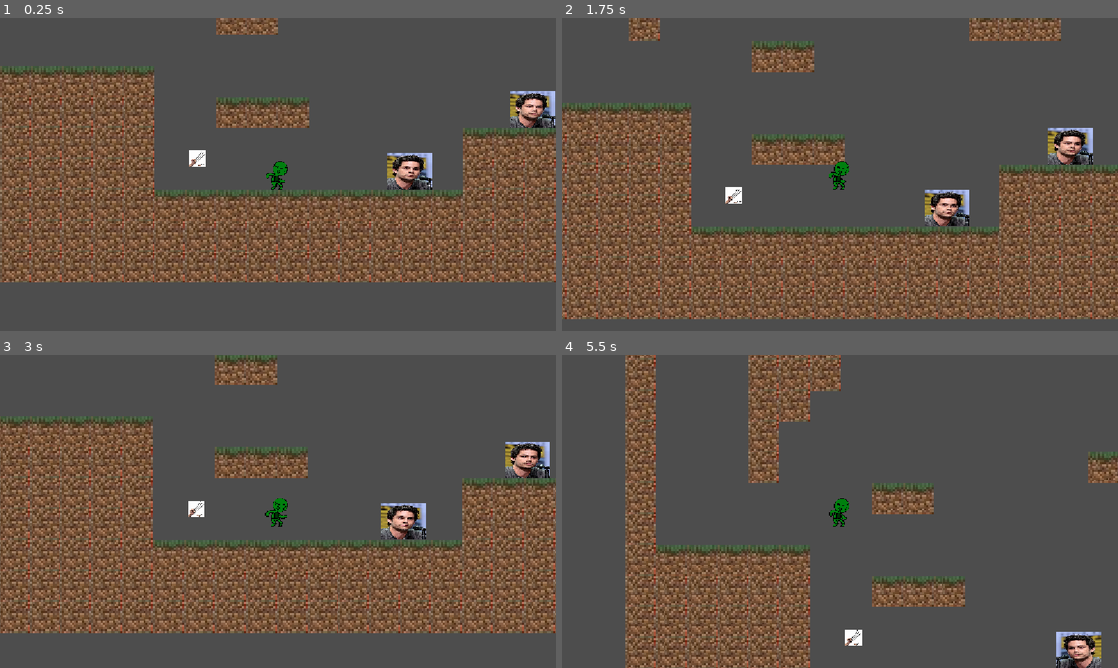
Above: before the commit, frames 1-4 (two rows, left to right).
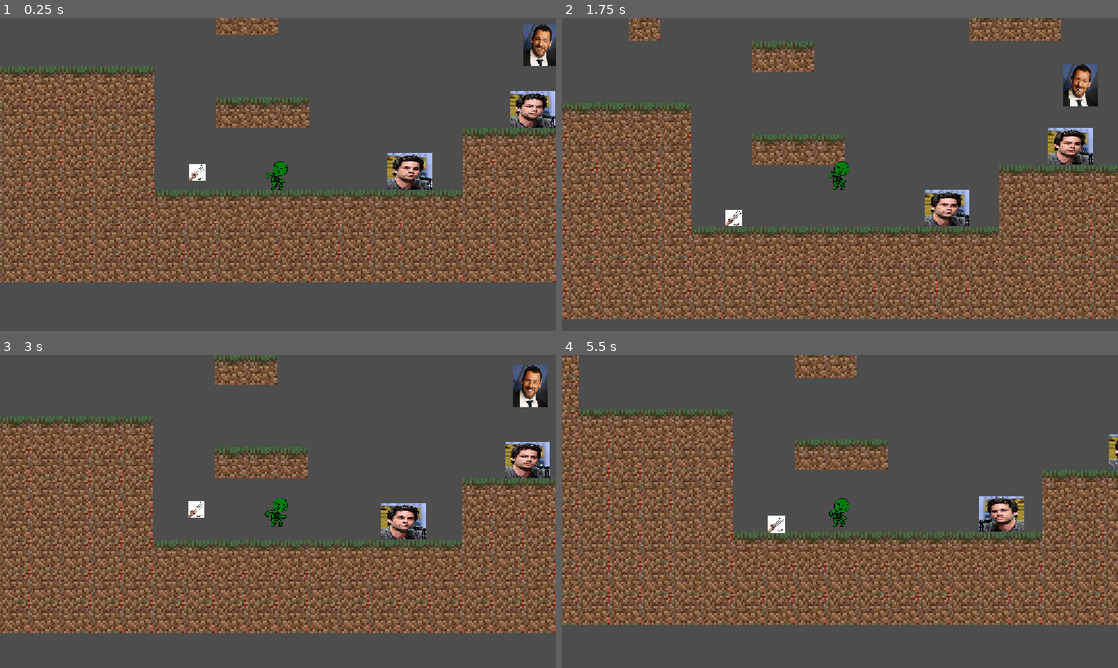
Above: after the commit, the same moments.

Repository: PeterCastell/monster-masher
Game: Godot game, scene res://game.tscn
Same seed, same stepped clock (60 frames per second), same inputs: the game is played once before the commit and once after it. The engine's default icon, where the game draws it, is replaced by a stand-in: a white triangle on a blue panel in a dark square.
Inputs:
- Up to frame 1 (0.25 s): no input
- Up to frame 2 (1.75 s): hold W (up) 0.53-1.28 s; hold D (right) from 0.53 s (still down); tap R at 1.35 s; tap W (up) at 1.52, 1.55 s
- Up to frame 3 (3 s): tap W (up) at 1.82 s; release D (right) at 2.03 s; hold A (left) 2.03-2.78 s; hold W (up) 2.03-2.78 s; hold D (right) from 2.78 s (still down); tap R at 2.85 s
- Up to frame 4 (5.5 s): tap W (up) at 3.02, 3.05, 3.32, 4.52, 4.55, 4.82 s; hold W (up) 3.53-4.28 s; tap Escape at 4.15 s; release D (right) at 4.28 s; hold A (left) 4.28-5.03 s; tap R at 4.35 s; hold D (right) from 5.03 s (still down); hold W (up) from 5.03 s (still down)

The runs differ from the first frame. In frame 1, 1.0% of the frame differs, in the area x 34-100%, y 2-52%; in frame 2, 1.1%; in frame 3, 0.8%; in frame 4, 53%, in the area x 0-100%, y 0-100%.

Commit message:
wolf

Diff:
--- a/Enemy/die.gd
+++ /dev/null
@@ -1,14 +0,0 @@
-extends Node
-
-class_name Die
-const ORGAN = preload("uid://bm5vvxaeo3lq5")
-@onready var organs_folder: Node = $"../../../../OrgansFolder"
-
-
-func die():
-	print("die")
-	var organ = ORGAN.instantiate()
-	organs_folder.add_child(organ)
-	organ.global_position = get_parent().global_position
-
-	get_parent().get_parent().queue_free()
--- a/Enemy/enemy_info.gd
+++ b/Enemy/enemy_info.gd
@@ -4,3 +4,5 @@
 
 @export var can_squish : bool
 @export var launch_back_force : float
+
+@export var organ_type : Game.Organs
--- /dev/null
+++ b/Enemy/vampire/vampire.gd
@@ -0,0 +1,34 @@
+extends CharacterBody2D
+
+var spd = 100
+var dir = 1
+var time = 0.0
+var frequency = 5
+var amplitude = 50
+var start_y: float
+
+var left_limit: float
+var right_limit: float
+
+
+func _ready():
+	start_y = global_position.y
+	left_limit = $LeftLimit.global_position.x
+	right_limit = $RightLimit.global_position.x
+
+func _physics_process(delta: float) -> void:
+	if global_position.x < left_limit:
+		dir = 1
+	if global_position.x > right_limit:
+		dir = -1
+
+	time += delta
+
+	velocity.x = spd * dir
+
+	var target_y = start_y + sin(time * frequency) * amplitude
+
+	global_position.y = move_toward(global_position.y, target_y, spd * delta)
+
+	$Appearance.scale.x = dir
+	move_and_slide()
--- /dev/null
+++ b/Enemy/vampire/vampire.tscn
@@ -0,0 +1,40 @@
+[gd_scene format=3 uid="uid://w75no6sgvvy0"]
+
+[ext_resource type="Script" uid="uid://dm1ccljmqsffb" path="res://Enemy/vampire/vampire.gd" id="1_5uubd"]
+[ext_resource type="Texture2D" uid="uid://8yumc6pm16pi" path="res://Enemy/vampire/Screenshot 2026-11-07 212656.png" id="1_jvlcl"]
+[ext_resource type="Script" uid="uid://ieb7n81katbi" path="res://Enemy/enemy_info.gd" id="1_krpk7"]
+[ext_resource type="Script" uid="uid://f5uy661juxms" path="res://Enemy/werewolf/die.gd" id="3_i3xdn"]
+
+[sub_resource type="CircleShape2D" id="CircleShape2D_flmph"]
+radius = 35.014282
+
+[node name="Vampire" type="Node2D" unique_id=1905199290]
+
+[node name="CharacterBody2D" type="CharacterBody2D" parent="." unique_id=1566094273]
+script = ExtResource("1_5uubd")
+
+[node name="Appearance" type="Node2D" parent="CharacterBody2D" unique_id=184879819]
+
+[node name="Sprite2D" type="Sprite2D" parent="CharacterBody2D/Appearance" unique_id=870028286]
+position = Vector2(4, -4)
+rotation = -3.1415925
+scale = Vector2(0.1, -0.1)
+texture = ExtResource("1_jvlcl")
+
+[node name="CollisionShape2D" type="CollisionShape2D" parent="CharacterBody2D" unique_id=59495736]
+position = Vector2(3, -3)
+shape = SubResource("CircleShape2D_flmph")
+
+[node name="Die" type="Node" parent="CharacterBody2D" unique_id=1678180669]
+script = ExtResource("3_i3xdn")
+
+[node name="EnemyInfo" type="Node" parent="CharacterBody2D" unique_id=264237679]
+script = ExtResource("1_krpk7")
+launch_back_force = 1000.0
+organ_type = 1
+
+[node name="LeftLimit" type="Marker2D" parent="CharacterBody2D" unique_id=1821622494]
+position = Vector2(-280, 0)
+
+[node name="RightLimit" type="Marker2D" parent="CharacterBody2D" unique_id=680008472]
+position = Vector2(280, 0)
--- /dev/null
+++ b/Enemy/werewolf/die.gd
@@ -0,0 +1,24 @@
+extends Node
+
+class_name Die
+const CLAWS = preload("uid://bm5vvxaeo3lq5")
+const BAT = preload("uid://dfnxongo8fr16")
+
+
+@onready var organs_folder: Node = $"../../../../OrgansFolder"
+
+
+func die():
+	print("die")
+	var info_component = get_parent().get_node_or_null("EnemyInfo")
+
+	var organ = null
+	if info_component.organ_type == Game.Organs.WEREWOLF_CLAWS:
+		organ = CLAWS.instantiate()
+	elif info_component.organ_type == Game.Organs.BAT:
+		organ = BAT.instantiate()
+
+	organs_folder.add_child(organ)
+	organ.global_position = get_parent().global_position
+
+	get_parent().get_parent().queue_free()
--- a/Enemy/enemy.tscn
+++ b/Enemy/werewolf/werewolf.tscn
@@ -1,9 +1,9 @@
 [gd_scene format=3 uid="uid://cd40bjdoh8ax"]
 
 [ext_resource type="Script" uid="uid://melxtf3atohx" path="res://werewolfEnemy.gd" id="1_am0pq"]
-[ext_resource type="Texture2D" uid="uid://c6tn0vqhencqk" path="res://Enemy/Dylan_O'Brien_in_2017_by_Gage_Skidmore.jpg" id="2_eqilm"]
+[ext_resource type="Texture2D" uid="uid://c6tn0vqhencqk" path="res://Enemy/werewolf/Dylan_O'Brien_in_2017_by_Gage_Skidmore.jpg" id="2_eqilm"]
 [ext_resource type="Script" uid="uid://b8yx0au3hg873" path="res://area_2d.gd" id="3_ncf7h"]
-[ext_resource type="Script" uid="uid://f5uy661juxms" path="res://Enemy/die.gd" id="4_eqilm"]
+[ext_resource type="Script" uid="uid://f5uy661juxms" path="res://Enemy/werewolf/die.gd" id="4_eqilm"]
 [ext_resource type="Script" uid="uid://ieb7n81katbi" path="res://Enemy/enemy_info.gd" id="5_ncf7h"]
 
 [sub_resource type="RectangleShape2D" id="RectangleShape2D_5lrfx"]
@@ -12,7 +12,7 @@
 [sub_resource type="RectangleShape2D" id="RectangleShape2D_flmph"]
 size = Vector2(470, 129)
 
-[node name="Enemy" type="Node2D" unique_id=2138027809]
+[node name="Werewolf" type="Node2D" unique_id=2138027809]
 
 [node name="CharacterBody2D" type="CharacterBody2D" parent="." unique_id=1636331559]
 script = ExtResource("1_am0pq")
--- /dev/null
+++ b/Organ/bat/bat.tscn
@@ -0,0 +1,15 @@
+[gd_scene format=3 uid="uid://dfnxongo8fr16"]
+
+[ext_resource type="Texture2D" uid="uid://vr76adc0qw6i" path="res://Organ/bat/0x0.png" id="1_fgyfa"]
+
+[sub_resource type="RectangleShape2D" id="RectangleShape2D_flmph"]
+size = Vector2(48, 28)
+
+[node name="RigidBody2D" type="RigidBody2D" unique_id=884857642]
+
+[node name="Sprite2D" type="Sprite2D" parent="." unique_id=1043440273]
+scale = Vector2(0.05, 0.05)
+texture = ExtResource("1_fgyfa")
+
+[node name="CollisionShape2D" type="CollisionShape2D" parent="." unique_id=1016717520]
+shape = SubResource("RectangleShape2D_flmph")
--- /dev/null
+++ b/Organ/claws/claws.tscn
@@ -0,0 +1,15 @@
+[gd_scene format=3 uid="uid://bm5vvxaeo3lq5"]
+
+[ext_resource type="Texture2D" uid="uid://dlvsnwq5aqlqf" path="res://Organ/claws/black-wolverine-claw-stainless-steel-tpu-handle-handheld.png" id="1_554ro"]
+
+[sub_resource type="RectangleShape2D" id="RectangleShape2D_flmph"]
+size = Vector2(34, 34)
+
+[node name="Claws" type="RigidBody2D" unique_id=52836476]
+
+[node name="Sprite2D" type="Sprite2D" parent="." unique_id=638148352]
+scale = Vector2(0.035, 0.035)
+texture = ExtResource("1_554ro")
+
+[node name="CollisionShape2D" type="CollisionShape2D" parent="." unique_id=2004827731]
+shape = SubResource("RectangleShape2D_flmph")
--- a/Organ/organ.gd
+++ /dev/null
@@ -1 +0,0 @@
-extends Node2D
--- a/Organ/organ.tscn
+++ /dev/null
@@ -1,11 +0,0 @@
-[gd_scene format=3 uid="uid://bm5vvxaeo3lq5"]
-
-[ext_resource type="Texture2D" uid="uid://dlvsnwq5aqlqf" path="res://Organ/black-wolverine-claw-stainless-steel-tpu-handle-handheld.png" id="1_554ro"]
-[ext_resource type="Script" uid="uid://ds7amros3gu7b" path="res://Organ/organ.gd" id="1_nw5yp"]
-
-[node name="Organ" type="Node2D" unique_id=290290771]
-script = ExtResource("1_nw5yp")
-
-[node name="Sprite2D" type="Sprite2D" parent="." unique_id=638148352]
-scale = Vector2(0.035, 0.035)
-texture = ExtResource("1_554ro")
--- a/game.gd
+++ b/game.gd
@@ -2,7 +2,8 @@
 class_name Game
 
 enum Organs {
-	WEREWOLF_CLAWS
+	WEREWOLF_CLAWS,
+	BAT,
 }
 
 func _process(delta):
--- a/game.tscn
+++ b/game.tscn
@@ -3,8 +3,52 @@
 [ext_resource type="PackedScene" uid="uid://ct01atebsbvi7" path="res://player/player.tscn" id="1_e2o6t"]
 [ext_resource type="Script" uid="uid://0u6ag8c8c1ad" path="res://game.gd" id="1_ryrav"]
 [ext_resource type="PackedScene" uid="uid://c3fdyjmrxnd8y" path="res://level/level.tscn" id="3_feb5d"]
-[ext_resource type="PackedScene" uid="uid://cd40bjdoh8ax" path="res://Enemy/enemy.tscn" id="4_fc0e3"]
-[ext_resource type="PackedScene" uid="uid://bm5vvxaeo3lq5" path="res://Organ/organ.tscn" id="5_7jktm"]
+[ext_resource type="PackedScene" uid="uid://cd40bjdoh8ax" path="res://Enemy/werewolf/werewolf.tscn" id="4_fc0e3"]
+[ext_resource type="PackedScene" uid="uid://w75no6sgvvy0" path="res://Enemy/vampire/vampire.tscn" id="4_ryrav"]
+[ext_resource type="PackedScene" uid="uid://bm5vvxaeo3lq5" path="res://Organ/claws/claws.tscn" id="5_7jktm"]
+[ext_resource type="Texture2D" uid="uid://cmwyomexwa4t1" path="res://UI/Operation.png" id="7_eow3j"]
+[ext_resource type="Script" uid="uid://b4gjgt2m8vb8n" path="res://menu_manager.gd" id="7_j5wjh"]
+
+[sub_resource type="GDScript" id="GDScript_j5wjh"]
+script/source = "extends Node2D
+"
+
+[sub_resource type="Animation" id="Animation_vef74"]
+length = 0.001
+tracks/0/type = "value"
+tracks/0/imported = false
+tracks/0/enabled = true
+tracks/0/path = NodePath("../TextureRect:position")
+tracks/0/interp = 1
+tracks/0/loop_wrap = true
+tracks/0/keys = {
+"times": PackedFloat32Array(0),
+"transitions": PackedFloat32Array(1),
+"update": 0,
+"values": [Vector2(0, -653)]
+}
+
+[sub_resource type="Animation" id="Animation_hve3p"]
+resource_name = "slide_in"
+length = 0.6
+tracks/0/type = "value"
+tracks/0/imported = false
+tracks/0/enabled = true
+tracks/0/path = NodePath("../TextureRect:position")
+tracks/0/interp = 1
+tracks/0/loop_wrap = true
+tracks/0/keys = {
+"times": PackedFloat32Array(0, 0.6),
+"transitions": PackedFloat32Array(1, 0.36602142),
+"update": 0,
+"values": [Vector2(0, -653), Vector2(0, 0)]
+}
+
+[sub_resource type="AnimationLibrary" id="AnimationLibrary_mfdv2"]
+_data = {
+&"RESET": SubResource("Animation_vef74"),
+&"slide_in": SubResource("Animation_hve3p")
+}
 
 [node name="Game" type="Node" unique_id=1154497424]
 script = ExtResource("1_ryrav")
@@ -16,13 +60,31 @@
 position = Vector2(0, 0)
 tile_map_data = PackedByteArray("AAADAAEAAAAMABoAAAACAAEAAAAMABoAAAABAAEAAAAMABoAAAAAAAEAAAAMABoAAAD8/wEAAAAMABoAAAD9/w …(3632 unchanged characters)…
 
-[node name="Player" parent="World" unique_id=278440191 groups=["Player"] instance=ExtResource("1_e2o6t")]
+[node name="Player" parent="World" unique_id=278440191 instance=ExtResource("1_e2o6t")]
 
 [node name="Enemies" type="Node2D" parent="World" unique_id=253994824]
 
+[node name="Vampire" parent="World/Enemies" unique_id=1905199290 groups=["Enemy"] instance=ExtResource("4_ryrav")]
+position = Vector2(515.62, -256.695)
+
+[node name="CharacterBody2D" parent="World/Enemies/Vampire" index="0" unique_id=1566094273 groups=["Enemy"]]
+
+[node name="Appearance" parent="World/Enemies/Vampire/CharacterBody2D" index="0" unique_id=184879819 groups=["Enemy"]]
+
+[node name="Sprite2D" parent="World/Enemies/Vampire/CharacterBody2D/Appearance" index="0" unique_id=870028286 groups=["Enemy"]]
+
+[node name="CollisionShape2D" parent="World/Enemies/Vampire/CharacterBody2D" index="1" unique_id=59495736 groups=["Enemy"]]
+
+[node name="Die" parent="World/Enemies/Vampire/CharacterBody2D" index="2" unique_id=1678180669 groups=["Enemy"]]
+
+[node name="EnemyInfo" parent="World/Enemies/Vampire/CharacterBody2D" index="3" unique_id=264237679 groups=["Enemy"]]
+
+[node name="LeftLimit" parent="World/Enemies/Vampire/CharacterBody2D" index="4" unique_id=1821622494 groups=["Enemy"]]
+
+[node name="RightLimit" parent="World/Enemies/Vampire/CharacterBody2D" index="5" unique_id=680008472 groups=["Enemy"]]
+
 [node name="Enemy2" parent="World/Enemies" unique_id=1735630568 groups=["Enemy"] instance=ExtResource("4_fc0e3")]
 position = Vector2(263, 22)
-script = null
 
 [node name="CharacterBody2D" parent="World/Enemies/Enemy2" index="0" unique_id=1636331559 groups=["Enemy"]]
 
@@ -40,11 +102,10 @@
 
 [node name="ChargeTimer" parent="World/Enemies/Enemy2/CharacterBody2D" index="4" unique_id=2142249678 groups=["Enemy"]]
 
-[node name="Die" parent="World/Enemies/Enemy2" index="1" unique_id=767686788 groups=["Enemy"]]
+[node name="Die" parent="World/Enemies/Enemy2/CharacterBody2D" index="5" unique_id=767686788 groups=["Enemy"]]
 
 [node name="Enemy" parent="World/Enemies" unique_id=2138027809 groups=["Enemy"] instance=ExtResource("4_fc0e3")]
 position = Vector2(515.62, -102)
-script = null
 
 [node name="CharacterBody2D" parent="World/Enemies/Enemy" index="0" unique_id=1636331559 groups=["Enemy"]]
 
@@ -67,19 +128,32 @@
 
 [node name="Organ" parent="World" unique_id=290290771 instance=ExtResource("5_7jktm")]
 position = Vector2(-167.155, 0)
+script = SubResource("GDScript_j5wjh")
 
 [node name="OrgansFolder" type="Node" parent="World" unique_id=468090987]
 
-[node name="UI" type="Control" parent="." unique_id=493688815]
-layout_mode = 3
+[node name="UI" type="CanvasLayer" parent="." unique_id=833024100]
+script = ExtResource("7_j5wjh")
+metadata/_edit_lock_ = true
+
+[node name="TextureRect" type="TextureRect" parent="UI" unique_id=2050143217]
+modulate = Color(1, 1, 1, 0.18431373)
 anchors_preset = 15
 anchor_right = 1.0
 anchor_bottom = 1.0
+offset_top = -653.0
+offset_bottom = -653.0
 grow_horizontal = 2
 grow_vertical = 2
-metadata/_edit_lock_ = true
+texture = ExtResource("7_eow3j")
+
+[node name="AnimationPlayer" type="AnimationPlayer" parent="UI" unique_id=1911404739]
+active = false
+root_node = NodePath("")
+libraries/ = SubResource("AnimationLibrary_mfdv2")
 
 [node name="AmandasMarker" type="Marker2D" parent="." unique_id=347590872]
 
+[editable path="World/Enemies/Vampire"]
 [editable path="World/Enemies/Enemy2"]
 [editable path="World/Enemies/Enemy"]
--- /dev/null
+++ b/menu_manager.gd
@@ -0,0 +1,13 @@
+extends Control
+
+var can_view_operation_screen = true
+var operation_toggled = false
+
+func _process(delta: float) -> void:
+	if Input.is_key_pressed(KEY_ESCAPE) and can_view_operation_screen:
+		if !get_tree().paused:
+			get_tree().paused = true
+			$PauseAnimationPlayer.play("pause")
+		else:
+			get_tree().paused = false
+			$PauseAnimationPlayer.play("unpause")
--- a/player/player.gd
+++ b/player/player.gd
@@ -39,7 +39,7 @@
 		var collider = result["collider"]
 
 		if collider.is_in_group("Enemy"):
-			if result.normal.y < -0.7 and velocity.y > 0:
+			if result.normal.y < -0.7 and velocity.y >= 0:
 				var die_component = collider.get_node_or_null("Die")
 
 				if die_component:
--- a/werewolfEnemy.gd
+++ b/werewolfEnemy.gd
@@ -2,6 +2,8 @@
 
 const gravity = 1200
 const player_kick_force = 800
+const minimal_player_kick_force = 300
+
 const wind_up_time: float = 1
 const rewind_time: float = 1.5
 
@@ -26,13 +28,23 @@
 
 var dir: float = 1
 
+func pushback_player():
+	var space_state = get_world_2d().direct_space_state
+
+	var thingAhead = PhysicsRayQueryParameters2D.create(
+		Vector2(global_position.x, global_position.y),
+		Vector2(global_position.x + (((collision_shape.shape.size.x/2) + wall_detect_offset)*dir), global_position.y)
+	)
+	var result = space_state.intersect_ray(thingAhead)
+	if not result.is_empty():
+		var collider = result["collider"]
+		if collider.is_in_group("Player"):
+			collider.velocity.x += minimal_player_kick_force*dir
 
 func _physics_process(delta: float) -> void:
 	if not is_on_floor():
 		velocity += Vector2.DOWN * gravity * delta
 		move_and_slide()
-
-
 
 	$Appearance/EnemySprite.modulate = Color.WHITE
 
@@ -43,10 +55,11 @@
 		var collision = move_and_collide(Vector2(util.hllerp(velocity.x, dir * max_speed, ground_accel_hl, delta), velocity.y))
 		if collision:
 			if collision.get_collider().is_in_group("Player"):
-				player.velocity.x = player_kick_force * dir
+				player.velocity.x += player_kick_force * dir
 			velocity = velocity.bounce(collision.get_normal())
 			set_state(States.REWINDING)
 	elif state == States.IDLE:
+
 		if is_on_floor():
 			var space_state = get_world_2d().direct_space_state
 			# https://docs.godotengine.org/en/stable/tutorials/physics/ray-casting.html
@@ -67,16 +80,21 @@
 				dir *= -1
 			# walk
 			velocity.x = dir * walk_speed
+			pushback_player()
 
 			move_and_slide()
 
 			if $Area2D.chase:
 				set_state(States.CHARGING)
+		else:
+			pushback_player()
 
 	elif state == States.CHARGING:
+
 		dir = sign(player.global_position.x - global_position.x)
 		if dir == 0:
 			dir = 1
+		pushback_player()
 
 		# temp
 		$Appearance/EnemySprite.modulate = Color.RED
@@ -86,6 +104,8 @@
 	elif state == States.REWINDING:
 		$Appearance/EnemySprite.modulate = Color.BLUE
 		velocity.x = util.hllerp(velocity.x, -dir * max_speed, -ground_accel_hl, delta)
+		pushback_player()
+
 		move_and_slide()
 		if ($RewindTimer.is_stopped()):
 			set_state(States.IDLE)
Binary file added: Enemy/vampire/Screenshot 2026-11-07 212656.png
Not shown, added: Enemy/vampire/Screenshot 2026-11-07 212656.png.import
Not shown, added: Enemy/vampire/vampire.gd.uid
Renamed: Enemy/Dylan_O'Brien_in_2017_by_Gage_Skidmore.jpg -> Enemy/werewolf/Dylan_O'Brien_in_2017_by_Gage_Skidmore.jpg
Not shown, added: Enemy/werewolf/Dylan_O'Brien_in_2017_by_Gage_Skidmore.jpg.import
Renamed: Enemy/die.gd.uid -> Enemy/werewolf/die.gd.uid
Binary file added: Organ/bat/0x0.png
Not shown, added: Organ/bat/0x0.png.import
Binary file added: Organ/claws/Operation.png
Not shown, added: Organ/claws/Operation.png.import
Renamed: Organ/black-wolverine-claw-stainless-steel-tpu-handle-handheld.png -> Organ/claws/black-wolverine-claw-stainless-steel-tpu-handle-handheld.png
Not shown, changed: Organ/claws/black-wolverine-claw-stainless-steel-tpu-handle-handheld.png.import
(and 4 more such lines)
